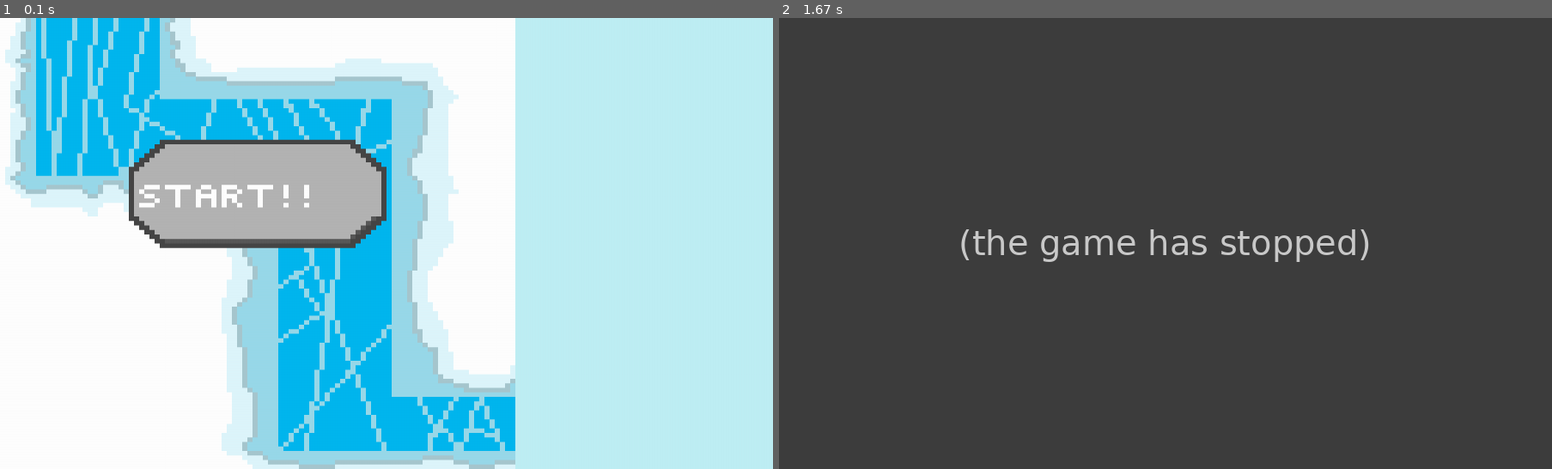
Above: before the commit, frames 1-2 (left to right).
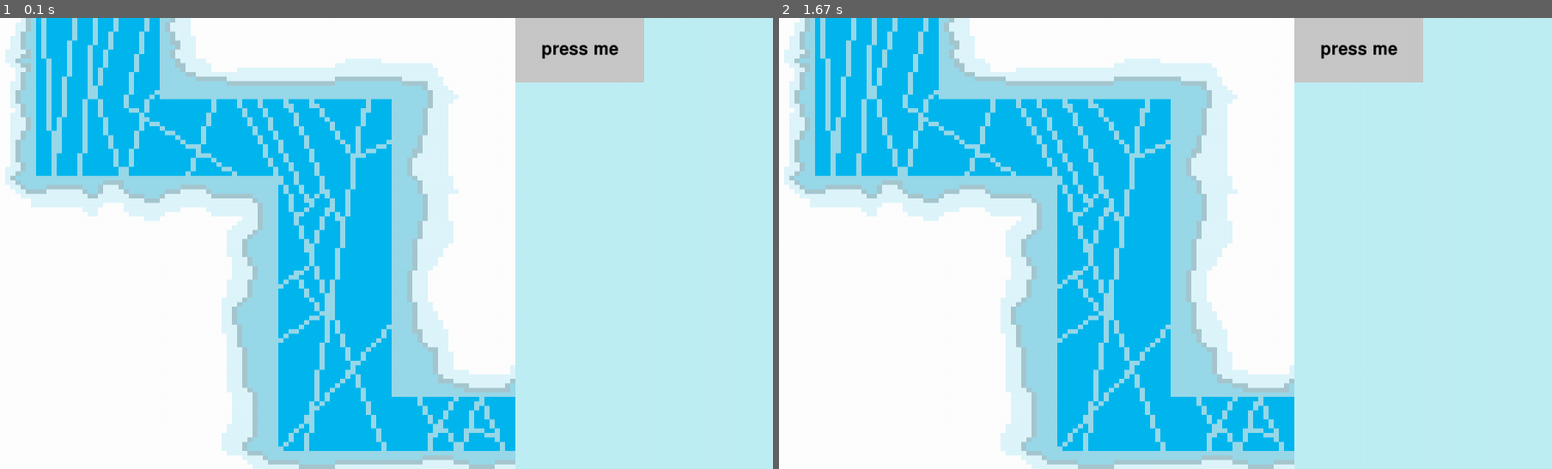
Above: after the commit, the same moments.

Repository: WhiteKing0000/python-
Game: pygame game, started from python塔防遊戲/python塔防.py
Same seed, same stepped clock (60 frames per second), same inputs: the game is played once before the commit and once after it.
Inputs (mouse positions are in pixels of both pictures, inside the frame that each line leads up to):
- Up to frame 1 (0.1 s): no input
- Up to frame 2 (1.67 s): press the mouse at (1358, 49) at 0.37 s; move the mouse to (1142, 112) at 0.47 s; release the mouse at (925, 175) at 0.6 s

The runs differ from the first frame. In frame 1, 9.9% of the frame differs, in the area x 16-84%, y 0-52%; in frame 2, 100%, in the area x 0-100%, y 0-100%.
Error before the commit: AttributeError: 'property' object has no attribute 'collidepoint' (python塔防.py line 74); the game stopped at 0.37 s (later frames are placeholders)

Commit message:
嘗試做出開始按鈕功能

Diff:
--- a/python塔防遊戲/python塔防.py
+++ b/python塔防遊戲/python塔防.py
@@ -1,17 +1,23 @@
+#在mac不是用pip是pip3
 # 載入遊戲套件
 import pygame
 import os
-
+import pyautogui
+import sys
 
 
 # 遊戲基本變數設定
 FPS = 60
 pygame.init()
 white = (255, 255, 255)
+WIN_WIDTH, WIN_HEIGHT = 800, 600
 WIDTH = 1200
 HEIGHT = 700
 GREEN = (0, 255, 0)
 BLACK = (0, 0, 0)
+GRAY = (200, 200, 200)
+#字體
+font = pygame.font.SysFont(None, 40)
 
 #遊戲視窗初始化
 screen = pygame.display.set_mode((WIDTH, HEIGHT))
@@ -29,11 +35,11 @@
 
 #設定敵方進攻路徑素材
 class Player(pygame.sprite.Sprite):
-    def __init__(self):
-        pygame.sprite.Sprite.__init__(self)
-        self.image = pygame.transform.scale(road_img, (800, 700))
-        self.image.set_colorkey(BLACK)
-        self.rect = self.image.get_rect()
+        def __init__(self):
+            pygame.sprite.Sprite.__init__(self)
+            self.image = pygame.transform.scale(road_img, (800, 700))
+            self.image.set_colorkey(BLACK)
+            self.rect = self.image.get_rect()
 
 
 class background(pygame.sprite.Sprite):
@@ -43,41 +49,62 @@
         self.image.set_colorkey(BLACK)
         self.rect = self.image.get_rect()
 
+#定義按鈕類物件
+class button(pygame.sprite.Sprite):
+    def __init__(self, x, y, width, height, color, text=''):
+        self.rect = pygame.Rect(x, y, width, height)
+        self.color = color
+        self.text = text
 
-class startbutton(pygame.sprite.Sprite):
-    def __init__(self):
-        pygame.sprite.Sprite.__init__(self)
-        self.image = pygame.transform.scale(startb, (800, 700))
-        self.image.set_colorkey(BLACK)
-        self.rect = self.image.get_rect()
+    def draw(self, win):
+        pygame.draw.rect(win, self.color, self.rect)
+        if self.text != '':
+            font_surface = font.render(self.text, True, BLACK)
+            win.blit(font_surface, (self.rect.x + self.rect.width/2 - font_surface.get_width()/2,
+                                    self.rect.y + self.rect.height/2 - font_surface.get_height()/2))
+
+    def is_over(self, pos):
+        return self.rect.collidepoint(pos)
 
 
 
 # 建立角色陣列並將角色放入陣列
 all_sprites = pygame.sprite.Group()
+#建立按鈕
+Button = button(800, 0, 200, 100, GRAY, 'press me')
 #Player()
 all_sprites.add(Player())
 all_sprites.add(background())
-all_sprites.add(startbutton())
 
-button_rect = startbutton.rect
+
+
+
 # 遊戲執行迴圈
 running = True
 while running:
-    #取得輸入
+    #關掉遊戲視窗
     for event in pygame.event.get():
         if event.type == pygame.QUIT:
             running = False
-    if event.type == pygame.MOUSEBUTTONDOWN:
-        mouse_x, mouse_y = pygame.mouse.get_pos()
-        #print('mouse button down at:', mouse_x, mouse_y)
-        if button_rect.collidepoint(mouse_x, mouse_y):
-            print('mouse clicked on the object')
+        elif event.type == pygame.MOUSEBUTTONDOWN:
+            #如果滑鼠點擊按鈕
+            if Button.is_over(pygame.mouse.get_pos()):
+                Button.color = BLACK
+                text = font.render('game start!!!', True, BLACK)
+                text_rect = text.get_rect(center=(WIDTH/2, HEIGHT/2))
+                screen.blit(text, text_rect)
+                pygame.display.flip()
+        elif event.type == pygame.MOUSEBUTTONUP:
+            Button.color = GRAY
+
+    #偵測滑鼠是否碰到並按下按鈕
+
     #更新遊戲
     all_sprites.update()
     #畫面顯示
     screen.fill((191, 239, 245))
     all_sprites.draw(screen)
+    Button.draw(screen)
     pygame.display.update()
 
 pygame.quit()
--- /dev/null
+++ b/python塔防遊戲/文字顯示範例.py
@@ -0,0 +1,66 @@
+import pygame
+import sys
+
+# 初始化Pygame
+pygame.init()
+
+# 設置視窗大小
+WIN_WIDTH, WIN_HEIGHT = 800, 600
+win = pygame.display.set_mode((WIN_WIDTH, WIN_HEIGHT))
+pygame.display.set_caption("顯示文字")
+
+# 設置顏色
+WHITE = (255, 255, 255)
+BLACK = (0, 0, 0)
+
+# 設置字體
+font = pygame.font.SysFont(None, 40)
+
+# 定義文字類
+class Text:
+    def __init__(self, content, color, duration):
+        self.content = content
+        self.color = color
+        self.duration = duration
+        self.timer = 0
+        self.visible = True  # 初始時文字可見
+
+    def draw(self, surface, x, y):
+        if self.visible:
+            text_surface = font.render(self.content, True, self.color)
+            surface.blit(text_surface, (x, y))
+
+    def update(self, dt):
+        self.timer += dt
+        # 如果計時器超過指定的時間，則設置文字不可見
+        if self.timer >= self.duration:
+            self.visible = False
+
+# 創建文字對象
+text = Text("Hello, Pygame!", BLACK, 3000)  # 顯示時間為3秒
+
+# 主循環
+running = True
+clock = pygame.time.Clock()
+while running:
+    # 事件處理
+    for event in pygame.event.get():
+        if event.type == pygame.QUIT:
+            running = False
+
+    # 清除畫面
+    win.fill(WHITE)
+
+    # 更新和繪製文字
+    text.draw(win, WIN_WIDTH/2 - 100, WIN_HEIGHT/2)
+    text.update(clock.get_time())
+
+    # 更新畫面
+    pygame.display.flip()
+
+    # 控制帧率
+    clock.tick(60)
+
+# 退出Pygame
+pygame.quit()
+sys.exit()
